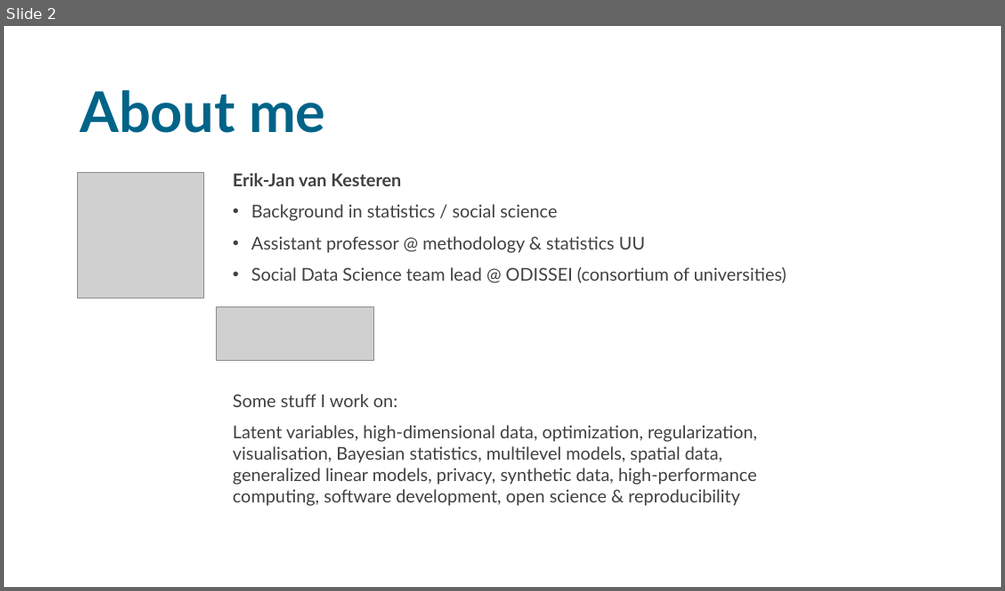
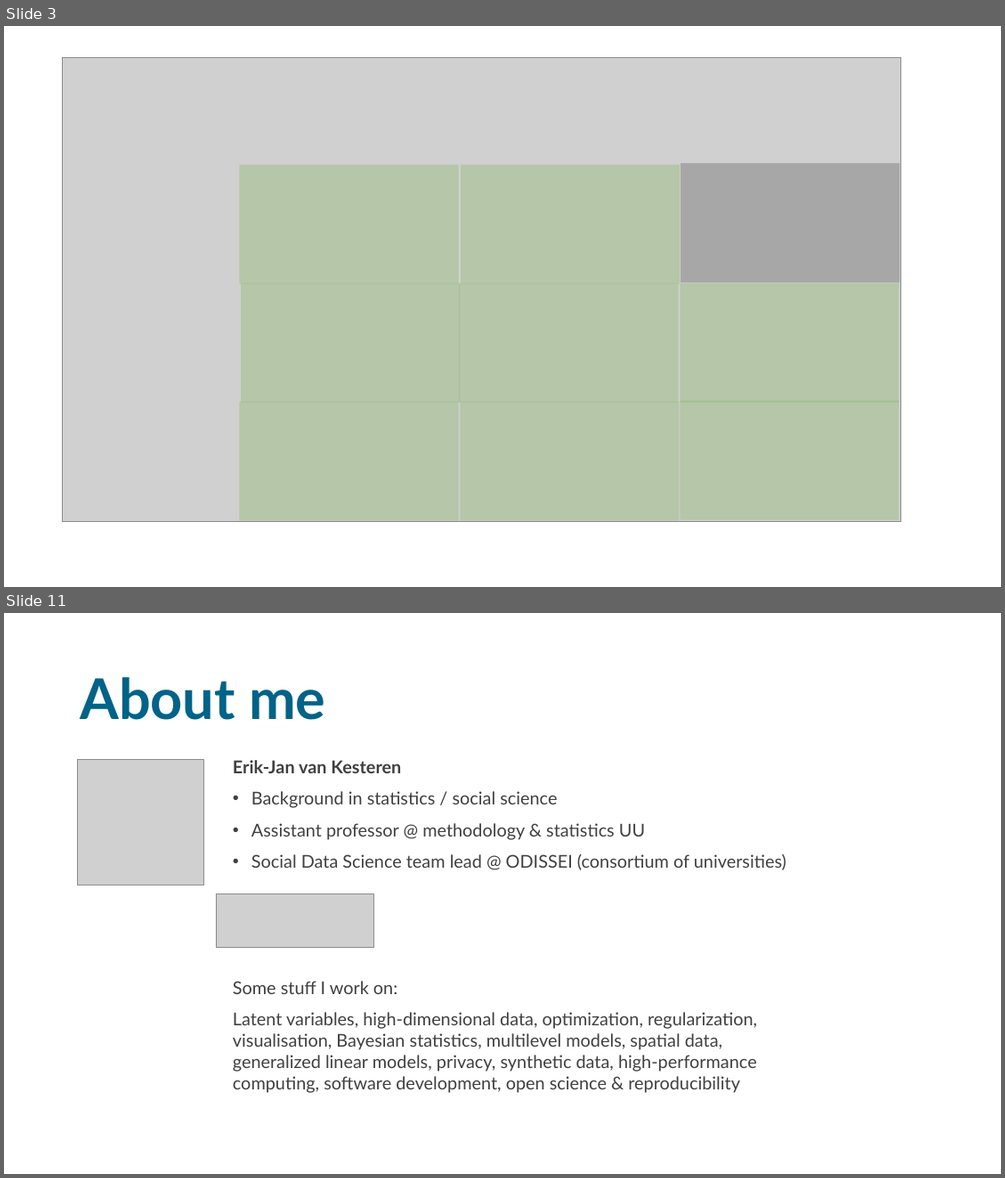
Before and after one commit to sodascience/workshop_causal_impact_assessment, a slide deck: lectures/05_discussion/discussion.pptx. Shown one above the other, each under a label of ours: slide 2 before the commit, slides 3 and 11 after it; the slides between them are not shown. The pictures are 1005x591 and 1005x1178 pixels, drawn with LibreOffice and Linux fonts; fonts in the diff are those of the drawing; grey boxes stand for pictures. Boxes give left, top, right and bottom in pixels: in the first picture for what was removed or moved away, otherwise in the second. Text is boxed around its words. In the diff, an @@ line names an element or a change of style, - is before the commit and + after.

```diff
--- a/lectures/05_discussion/discussion.pptx
+++ b/lectures/05_discussion/discussion.pptx
@@ slide 3 added at bbox=[4, 26, 1001, 587], background #FFFFFF @@
@@ picture added at bbox=[63, 57, 901, 521] @@
@@ rectangle added at bbox=[240, 164, 459, 283], fill #70AD47 at 28% opacity @@
@@ rectangle added at bbox=[461, 164, 680, 283], fill #70AD47 at 28% opacity @@
@@ rectangle added at bbox=[680, 164, 900, 282], fill #404040 at 28% opacity @@
@@ rectangle added at bbox=[241, 283, 461, 402], fill #70AD47 at 28% opacity @@
@@ rectangle added at bbox=[460, 283, 679, 402], fill #70AD47 at 28% opacity @@
@@ rectangle added at bbox=[680, 283, 899, 402], fill #70AD47 at 28% opacity @@
@@ rectangle added at bbox=[240, 402, 459, 520], fill #70AD47 at 28% opacity @@
@@ rectangle added at bbox=[461, 402, 680, 520], fill #70AD47 at 28% opacity @@
@@ rectangle added at bbox=[680, 401, 899, 520], fill #70AD47 at 28% opacity @@
@@ what was slide 2 is now slide 11 @@
```
Also in this commit, not shown: 9 other slides added, 2 slides removed, 8 other files.
